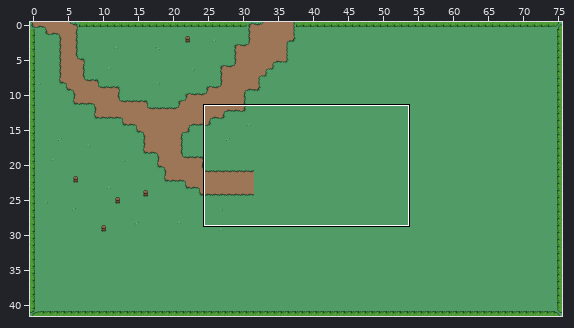
An edit to a level. Tiled map, assets/sprites/mystic_woods_free_2.1/map.tmx. The picture above shows the old version from afar; the outline marks the close-up.
Close-up. Before the edit:
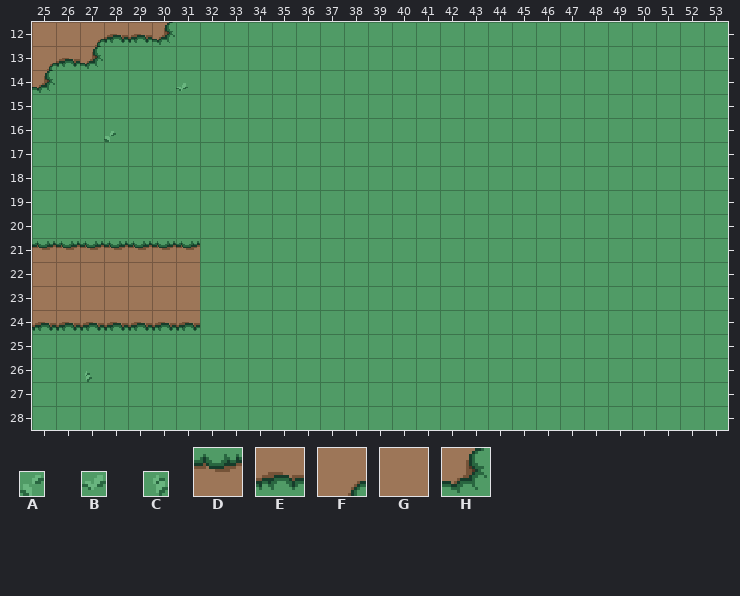
Cells are 16x16 px. Shown: x 25..53, y 12..28. The commit also changed other parts of the map, which this record leaves out.
Key: from "decorGrass": A 4 flipped left-right, B 5, C 7; from "plains?": D 2, E 2 turned 180, F 4, G 8, H 13 flipped left-right.
_ is an empty cell.
Layers that did not change in this view are not listed.
Layer "tropa borders" before, first column x 25:
12 GGFEEH_______________________
13 FEH__________________________
14 H_____B______________________
15 _____________________________
16 ___A_________________________
17 _____________________________
18 _____________________________
19 _____________________________
20 _____________________________
21 DDDDDDD______________________
22 GGGGGGG______________________
23 GGGGGGG______________________
24 EEEEEEE______________________
25 _____________________________
26 __C__________________________
27 _____________________________
28 _____________________________
And afterwards:
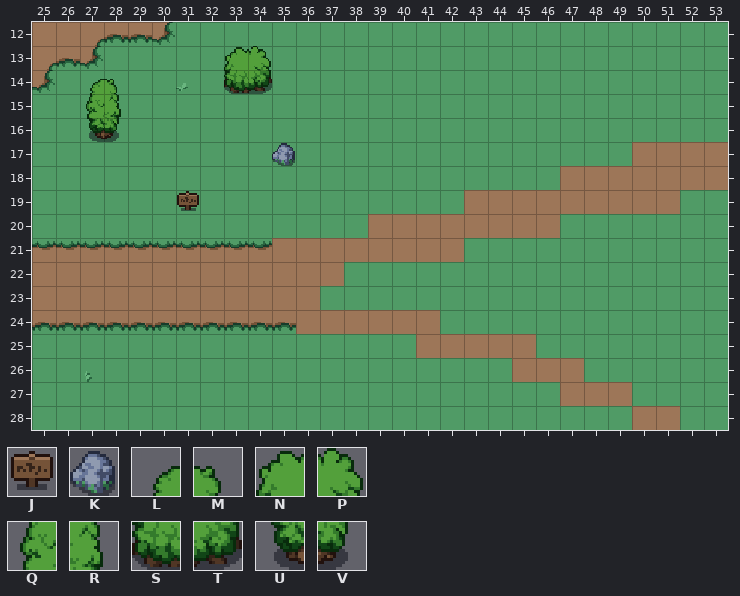
Further tiles: from "objects": J 0, K 16, L 104, M 105, N 118, P 119, Q 120, R 121, S 134, T 135, U 136, V 137.
Edits made:
Changed rows in their new state; . is an unchanged cell.
Layer "tropa borders":
first column x 27:
13 ......NP...................
14 LM....ST...................
15 QR.........................
16 UV.........................
17 ........K..............GGGG
18 ....................GGGGGGG
19 ....J...........GGGGGGGGG..
20 ............GGGGGGGG.......
21 .....DDDGGGGGGGG...........
22 .....GGGGGG................
23 .....GGGGG.................
24 .....EEEEGGGGGG............
25 ..............GGGGG........
26 ..................GGG......
27 ....................GGG....
28 .......................GG..
Pixel boxes of the changes (left, top, right, bottom) in both close-ups:
added: (224, 46, 272, 94)
changed: (86, 79, 121, 142)
added: (200, 142, 728, 430)
added: (177, 191, 199, 211)
